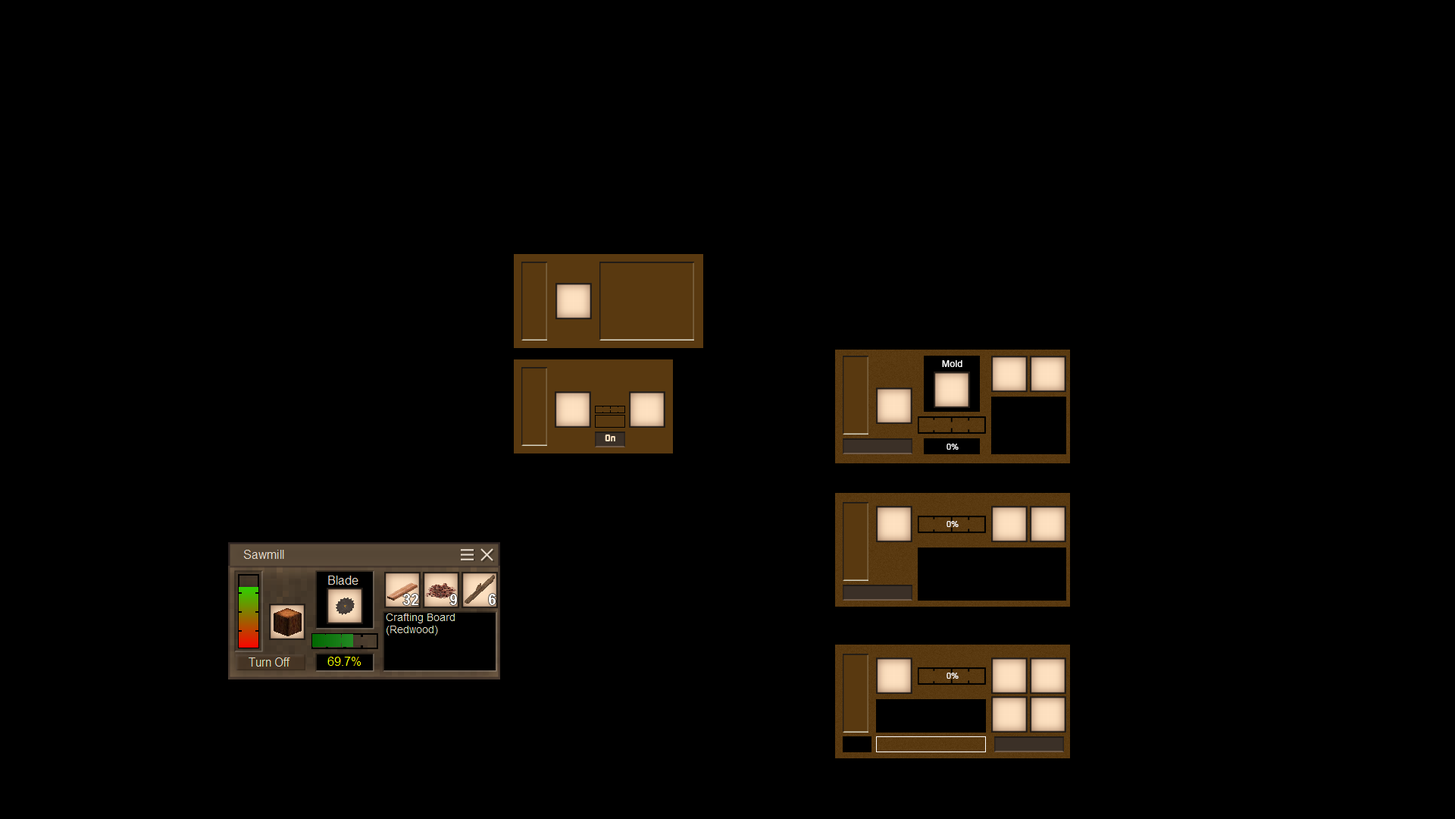
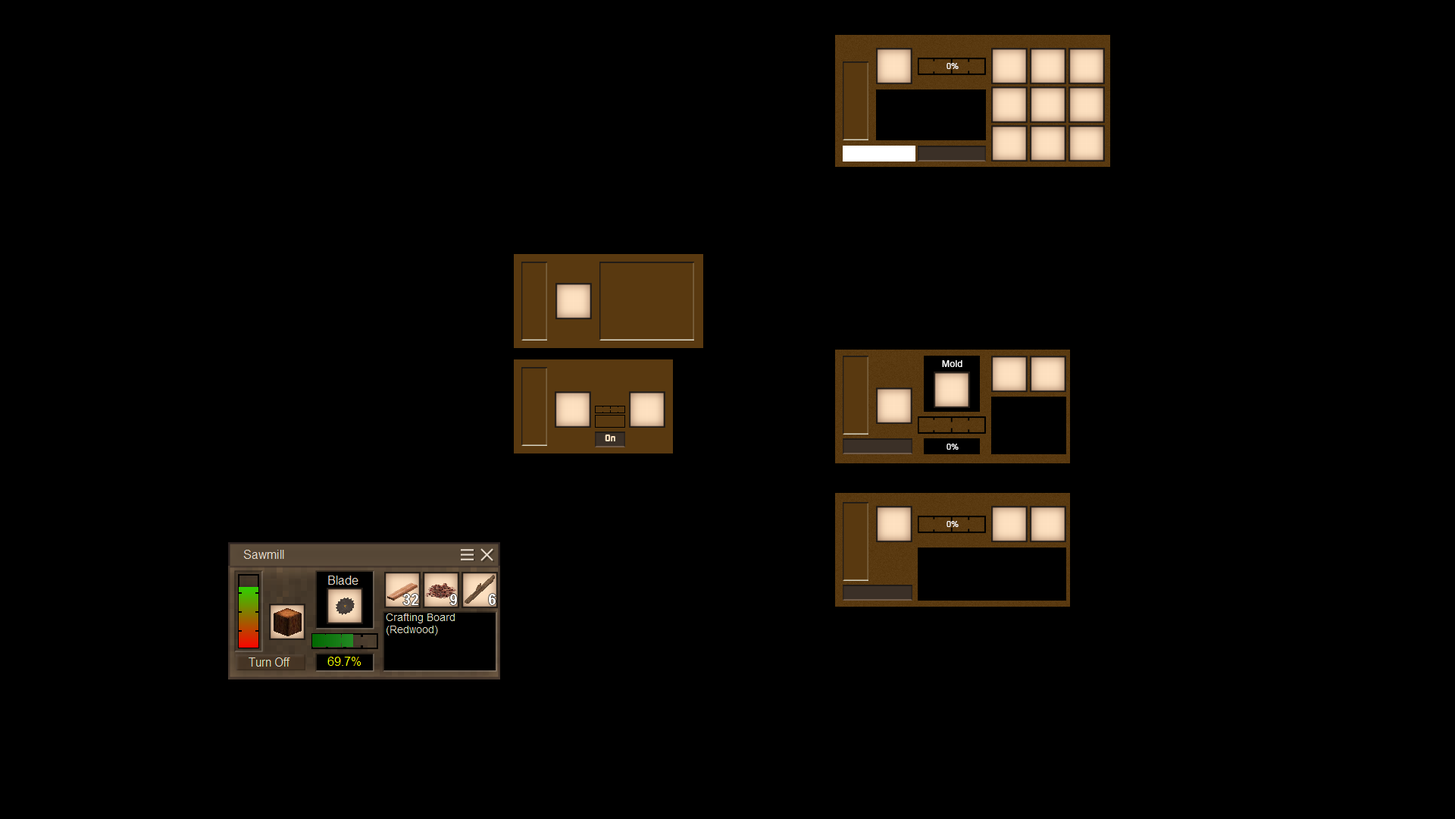
Before/after of a 1455x819 layered artwork. What changed in the layer stack:
added group "KilnGUI" with 20 layers above "CrusherGUI" over [835, 34, 1111, 167]
added layer "0% copy" (1st of 3, in "KilnGUI") in group "KilnGUI" over [946, 62, 959, 69]
added layer "ItemSlot copy 9" (1st of 2, in "KilnGUI") in group "KilnGUI" over [1030, 86, 1067, 123]
added layer "ItemSlot copy 8" (1st of 2, in "KilnGUI") in group "KilnGUI" over [991, 86, 1028, 123]
added layer "ItemSlot copy 7" (1st of 3, in "KilnGUI") in group "KilnGUI" over [991, 47, 1028, 85]
added layer "ItemSlot copy 14" in group "KilnGUI" over [991, 125, 1028, 162]
added layer "ItemSlot copy 13" in group "KilnGUI" over [1030, 125, 1067, 162]
added layer "ItemSlot copy 12" in group "KilnGUI" over [1068, 125, 1106, 162]
added layer "ItemSlot copy 11" in group "KilnGUI" over [1068, 86, 1106, 123]
added layer "ItemSlot copy 10" in group "KilnGUI" over [1068, 47, 1106, 85]
added layer "ItemSlot copy 6" (1st of 3, in "KilnGUI") in group "KilnGUI" over [1030, 47, 1067, 85]
added layer "HProgress2 copy" (1st of 3, in "KilnGUI") in group "KilnGUI" over [917, 57, 987, 76]
added layer "EnableBtn copy 2" (1st of 3, in "KilnGUI") in group "KilnGUI" over [917, 145, 987, 162]
added layer "Layer 15" in group "KilnGUI" over [842, 145, 916, 162]
added layer "PowerLevel copy 2" (1st of 3, in "KilnGUI") in group "KilnGUI" over [842, 61, 869, 141]
added layer "ItemSlot copy 5" (1st of 3, in "KilnGUI") in group "KilnGUI" over [876, 47, 913, 85]
added layer "Background copy" (1st of 3, in "KilnGUI") in group "KilnGUI" over [835, 34, 1111, 167]
renamed "LogSplitterGUI copy" to "CrusherGUI", hid the group it (14 layers) over [835, 644, 1071, 758]
